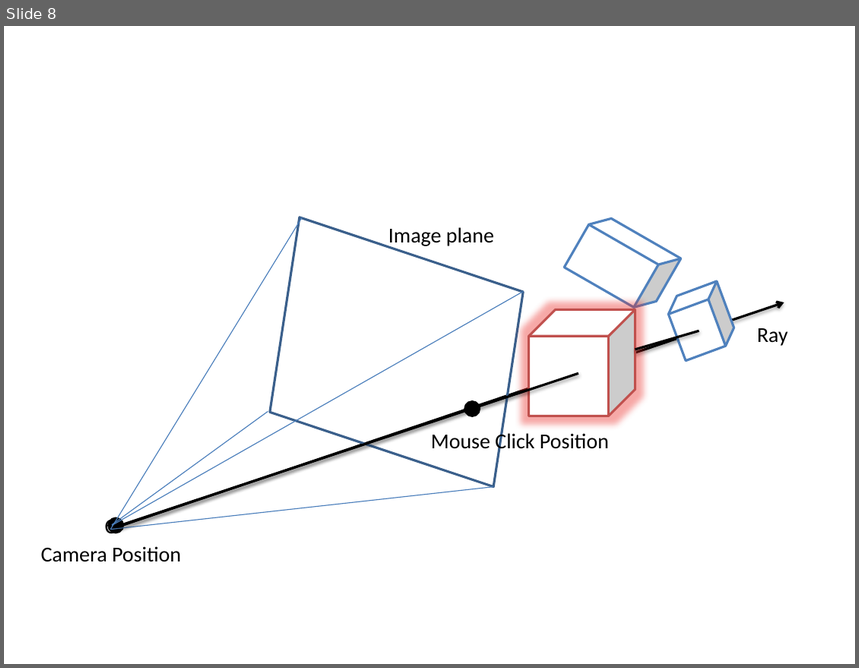
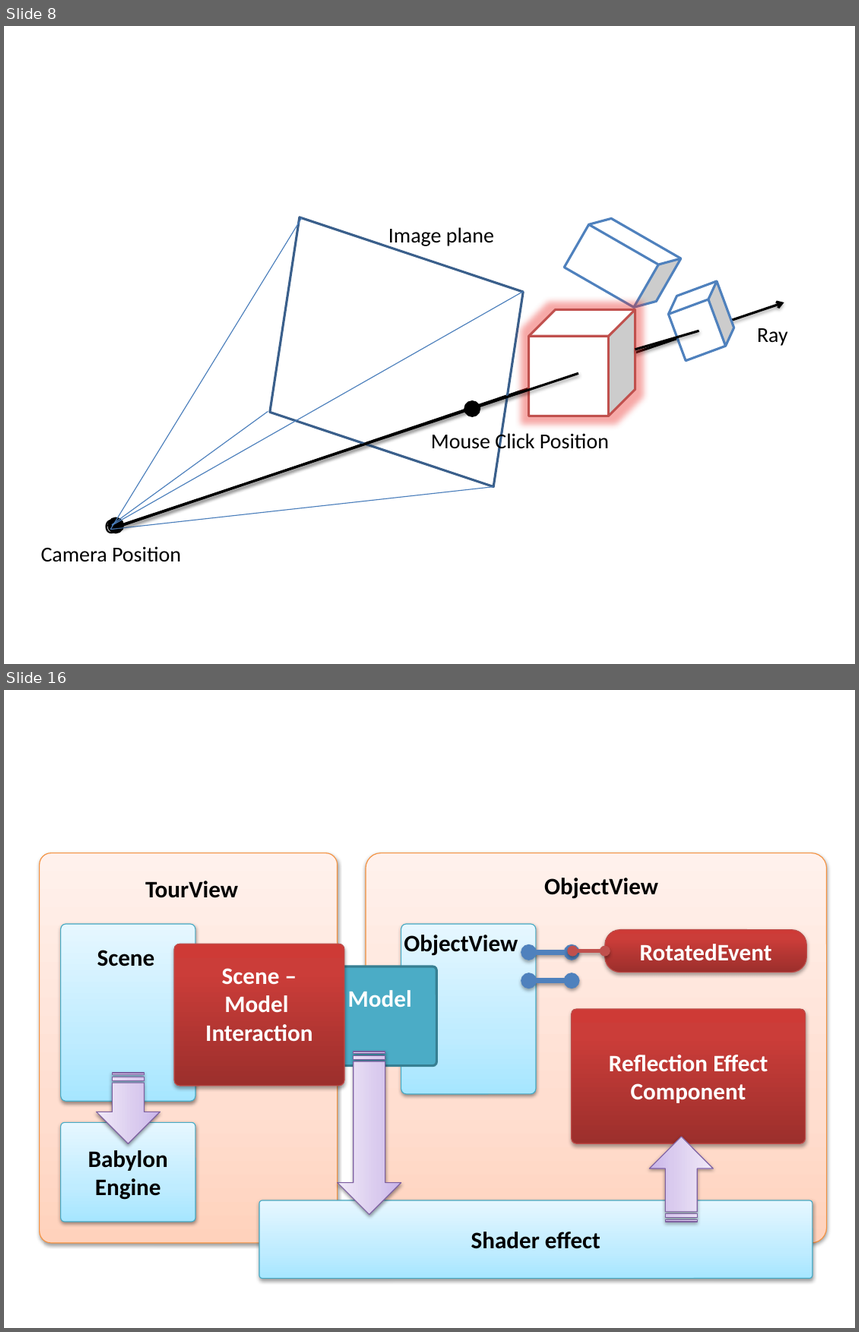
Before and after one commit to truongngoctuan/lv2007tm, a slide deck: Report/slide report.pptx. Shown one above the other, each under a label of ours: slide 8 before the commit, slides 8 and 16 after it; the slides between them are not shown. The pictures are 859x668 and 859x1332 pixels, drawn with LibreOffice and Linux fonts; fonts in the diff are those of the drawing. Boxes give left, top, right and bottom in pixels: in the first picture for what was removed or moved away, otherwise in the second. Text is boxed around its words. In the diff, an @@ line names an element or a change of style, - is before the commit and + after.

```diff
--- a/Report/slide report.pptx
+++ b/Report/slide report.pptx
@@ slide 16 added at (x1=4, y1=690, x2=855, y2=1328), background #FFFFFF @@
@@ rounded rectangle added at (x1=40, y1=853, x2=338, y2=1243), fill gradient #FFD2BD to #FFDED0 to #FFF2ED, outline #F69240 0.75 pt @@
@@ rounded rectangle added at (x1=366, y1=853, x2=827, y2=1243), fill gradient #FFD2BD to #FFDED0 to #FFF2ED, outline #F69240 0.75 pt @@
@@ text added at (x1=145, y1=881, x2=238, y2=898), 20 pt, text #000000, bold @@
+TourView
@@ text added at (x1=544, y1=878, x2=658, y2=899), 20 pt, text #000000, bold @@
+ObjectView
@@ rounded rectangle added at (x1=61, y1=924, x2=196, y2=1101), fill gradient #A7E6FF to #C1EDFF to #E7F8FF, outline #46AAC5 0.75 pt @@
@@ group added at (x1=401, y1=924, x2=572, y2=1094): 2 double arrows, 1 rounded rectangle, 1 text @@
+ObjectView
@@ rounded rectangle added at (x1=605, y1=930, x2=807, y2=973), fill gradient #9C2F2D to #CB3E3A to #CE3B37, outline #BF4C48 0.75 pt, 20 pt, text #FFFFFF, bold @@
+RotatedEvent
@@ text added at (x1=97, y1=950, x2=155, y2=967), 20 pt, text #000000, bold @@
+Scene
@@ rounded rectangle added at (x1=174, y1=944, x2=344, y2=1086), fill gradient #9C2F2D to #CB3E3A to #CE3B37, outline #BF4C48 0.75 pt @@
@@ double arrow added from (572, 951) to (605, 951), #C0504D 3 pt @@
@@ text added at (x1=205, y1=968, x2=313, y2=1042), 20 pt, text #FFFFFF, bold @@
+Scene – Model Interaction
@@ rounded rectangle added at (x1=323, y1=967, x2=436, y2=1066), fill #4BACC6, outline #377F92 2 pt @@
@@ text added at (x1=348, y1=990, x2=412, y2=1007), 20 pt, text #FFFFFF, bold @@
+Model
@@ rounded rectangle added at (x1=572, y1=1009, x2=806, y2=1144), fill gradient #9C2F2D to #CB3E3A to #CE3B37, outline #BF4C48 0.75 pt, 20 pt, text #FFFFFF, bold @@
+Reflection Effect Component
@@ striped right arrow added at (x1=337, y1=1051, x2=401, y2=1214), fill gradient #C9B5E8 to #D8CBEE to #F0EAF9, outline #7D60A0 0.75 pt @@
@@ striped right arrow added at (x1=96, y1=1073, x2=160, y2=1144), fill gradient #C9B5E8 to #D8CBEE to #F0EAF9, outline #7D60A0 0.75 pt @@
@@ rounded rectangle added at (x1=61, y1=1122, x2=196, y2=1222), fill gradient #A7E6FF to #C1EDFF to #E7F8FF, outline #46AAC5 0.75 pt, 20 pt, text #000000, bold @@
+Babylon Engine
@@ striped right arrow added at (x1=650, y1=1138, x2=714, y2=1223), fill gradient #C9B5E8 to #D8CBEE to #F0EAF9, outline #7D60A0 0.75 pt @@
@@ rounded rectangle added at (x1=259, y1=1201, x2=813, y2=1279), fill gradient #A7E6FF to #C1EDFF to #E7F8FF, outline #46AAC5 0.75 pt, 20 pt, text #000000, bold @@
+Shader effect
```
Also in this commit, not shown: 7 other slides added, 1 other file.
